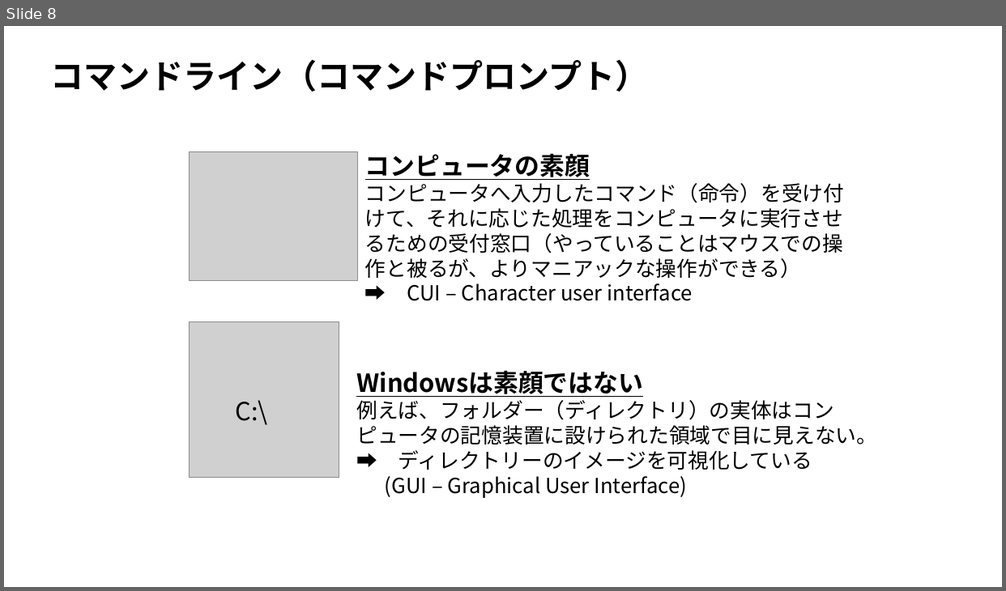
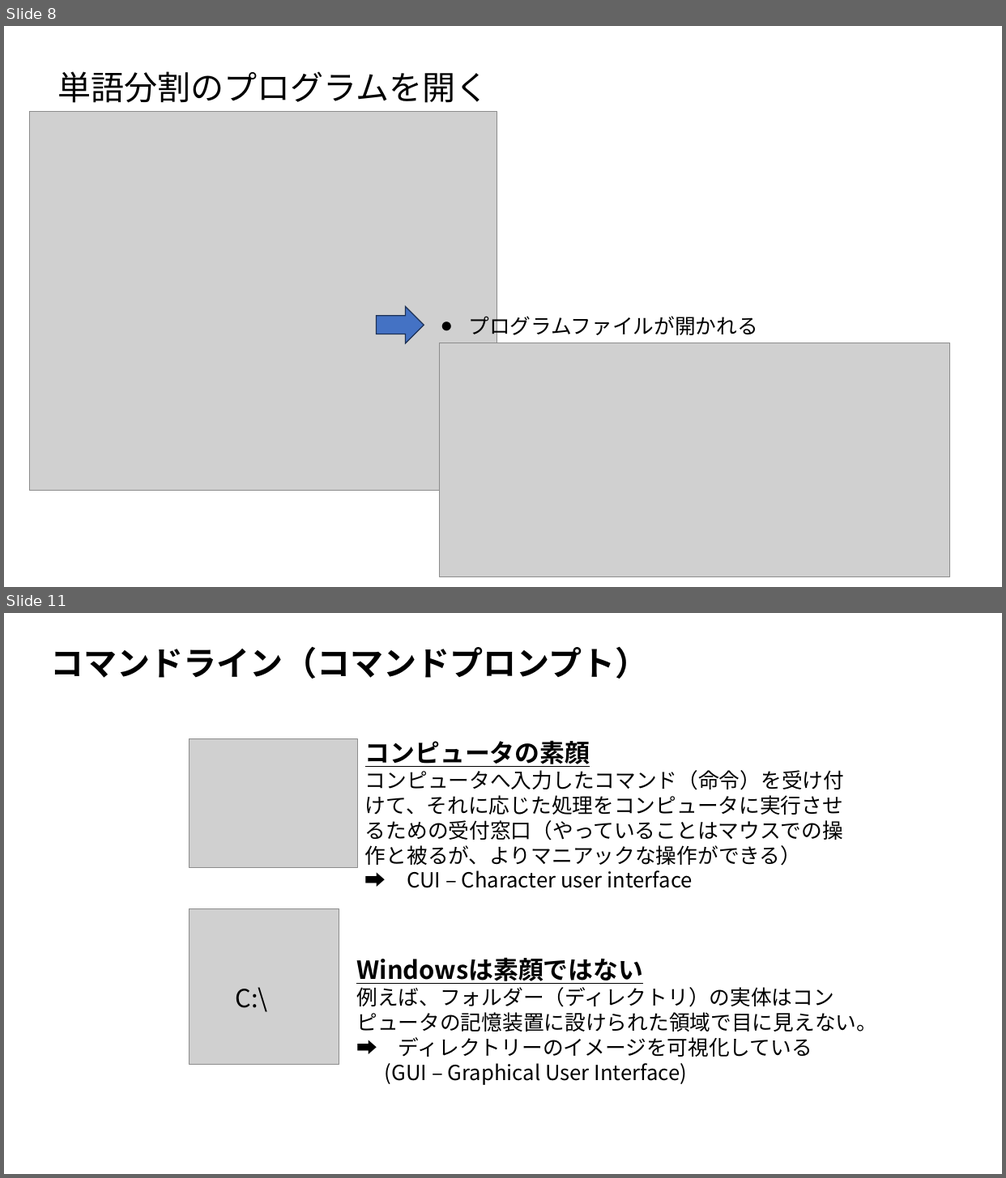
Before and after one commit to ueharaLab/bigdata2_system_and_python, a slide deck: bigdata2_system_and_python.pptx. Shown one above the other, each under a label of ours: slide 8 before the commit, slides 8 and 11 after it; the slides between them are not shown. The pictures are 1006x591 and 1006x1178 pixels, drawn with LibreOffice and Linux fonts; fonts in the diff are those of the drawing; grey boxes stand for pictures. Boxes give left, top, right and bottom in pixels: in the first picture for what was removed or moved away, otherwise in the second. Text is boxed around its words. In the diff, an @@ line names an element or a change of style, - is before the commit and + after.

```diff
--- a/bigdata2_system_and_python.pptx
+++ b/bigdata2_system_and_python.pptx
@@ slide 8 added at (4,26,1002,587), background #FFFFFF @@
@@ text added at (57,71,489,103), 32 pt, text #000000 @@
+単語分割のプログラムを開く
@@ picture added at (29,111,497,491) @@
@@ right arrow added at (376,307,424,344), fill #4472C4, outline #1E3256 1 pt @@
@@ text added at (468,313,758,339), 20 pt, text #000000 @@
+● プログラムファイルが開かれる
@@ picture added at (440,344,949,578) @@
@@ what was slide 8 is now slide 11 @@
```
Also in this commit, not shown: 6 slides changed, 9 other slides added, 5 slides removed, 2 other files.
